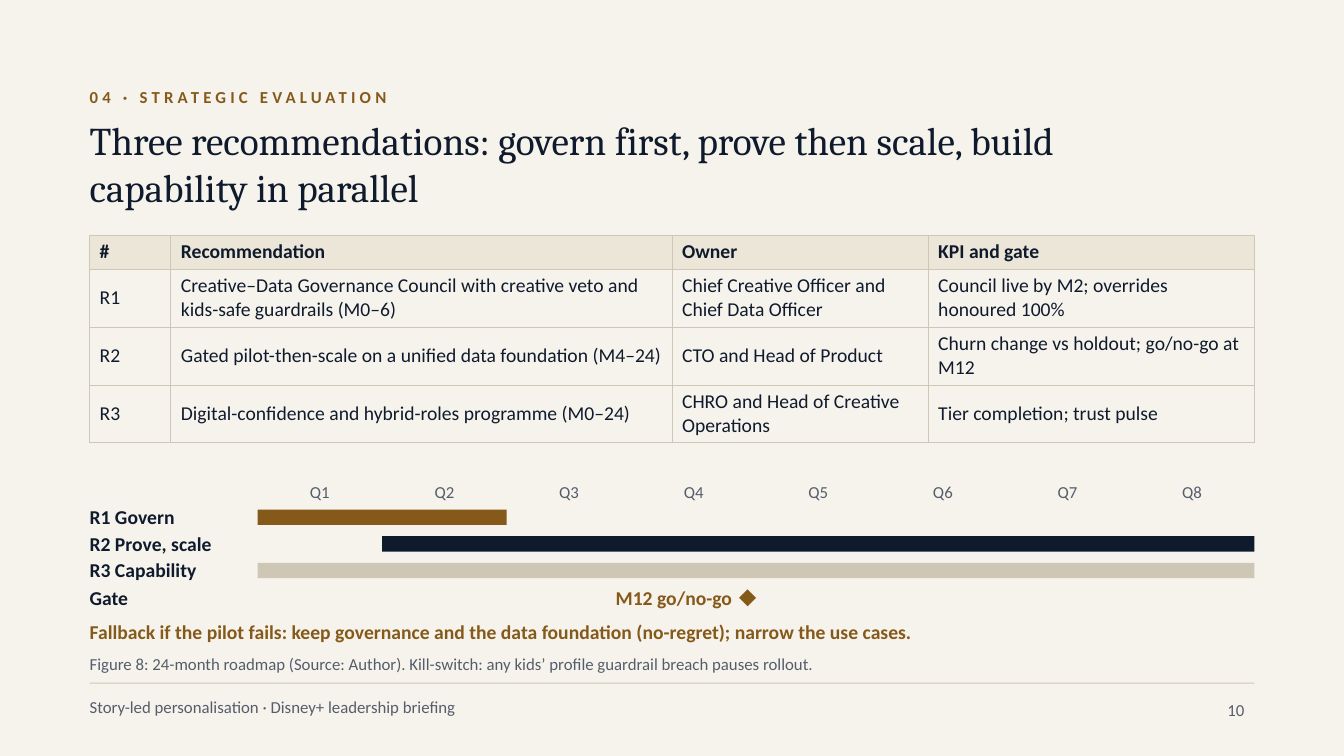
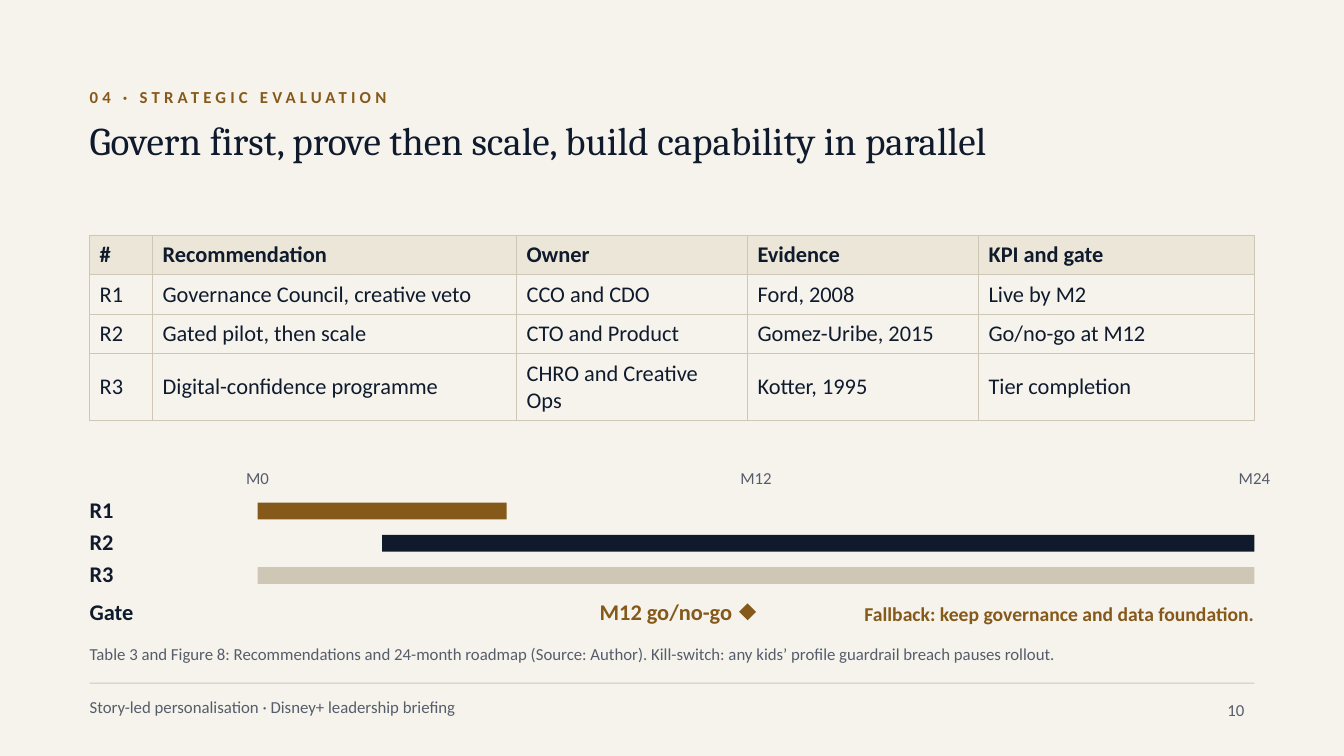
Before and after one commit to karanrg22-svg/skill, a slide deck: slide 10 of output/A_Corporate_Editorial.pptx. Drawn at 1344x756 pixels with LibreOffice and Linux fonts; fonts in the diff are those of the drawing. Boxes give left, top, right and bottom in pixels: in the first picture for what was removed or moved away, otherwise in the second. Text is boxed around its words. In the diff, an @@ line names an element or a change of style, - is before the commit and + after.

```diff
--- a/output/A_Corporate_Editorial.pptx
+++ b/output/A_Corporate_Editorial.pptx
@@ text at bbox=[90, 127, 986, 164]: text changed @@
-Three recommendations: govern first, prove then scale, build capability in parallel
+Govern first, prove then scale, build capability in parallel
@@ table at bbox=[90, 235, 1254, 416] @@
-column 2: Recommendation | Creative–Data Governance Council with creative veto and kids-safe guardrails (M0–6) | Gated pilot-then-scale on a unified data foundation (M4–24) | Digital-confidence and hybrid-roles programme (M0–24)
-column 3: Owner | Chief Creative Officer and Chief Data Officer | CTO and Head of Product | CHRO and Head of Creative Operations
-column 4: KPI and gate | Council live by M2; overrides honoured 100% | Churn change vs holdout; go/no-go at M12 | Tier completion; trust pulse
+column 2: Recommendation | Governance Council, creative veto | Gated pilot, then scale | Digital-confidence programme
+column 3: Owner | CCO and CDO | CTO and Product | CHRO and Creative Ops
+column 4: Evidence | Ford, 2008 | Gomez-Uribe, 2015 | Kotter, 1995
+column 5: KPI and gate | Live by M2 | Go/no-go at M12 | Tier completion
@@ text at bbox=[246, 473, 269, 484]: text changed @@
-Q1
+M0
@@ text added at bbox=[740, 473, 771, 484], 12 pt, text #555D6B @@
+M12
@@ text added at bbox=[1239, 473, 1270, 484], 12 pt, text #555D6B @@
+M24
@@ text at bbox=[90, 503, 114, 518]: text changed; size 14 to 16 pt @@
-R1 Govern
+R1
@@ rectangle: place and size @@
-rectangle at bbox=[258, 510, 507, 525]
+rectangle at bbox=[258, 503, 507, 520]
@@ text removed at bbox=[435, 487, 455, 500] @@
-Q2
@@ text removed at bbox=[559, 487, 579, 500] @@
-Q3
@@ text removed at bbox=[684, 487, 704, 500] @@
-Q4
@@ text removed at bbox=[808, 487, 828, 500] @@
-Q5
@@ text removed at bbox=[933, 486, 953, 500] @@
-Q6
@@ text removed at bbox=[1058, 487, 1078, 500] @@
-Q7
@@ text removed at bbox=[1182, 486, 1202, 500] @@
-Q8
@@ text at bbox=[90, 535, 114, 550]: text changed; size 14 to 16 pt @@
-R2 Prove, scale
+R2
@@ text at bbox=[90, 567, 114, 582]: text changed; size 14 to 16 pt @@
-R3 Capability
+R3
@@ rectangle: place and size @@
-rectangle at bbox=[258, 563, 1255, 578]
+rectangle at bbox=[258, 567, 1255, 584]
@@ text "Gate" at bbox=[90, 605, 134, 620]: size 14 to 16 pt @@
@@ text "M12 go/no-go" at bbox=[600, 604, 732, 624]: size 14 to 16 pt @@
@@ text removed at bbox=[90, 624, 912, 643] @@
-Fallback if the pilot fails: keep governance and the data foundation (no-regret); narrow the use cases.
@@ 2 texts, 1 diamond: place and size @@
-2 texts, 1 diamond at bbox=[90, 590, 756, 609]
+2 texts, 1 diamond at bbox=[90, 604, 756, 624]
@@ text added at bbox=[864, 607, 1253, 625], 14 pt, text #85591A, bold @@
+Fallback: keep governance and data foundation.
@@ text at bbox=[90, 648, 1055, 663]: text changed @@
-Figure 8: 24-month roadmap (Source: Author). Kill-switch: any kids’ profile guardrail breach pauses rollout.
+Table 3 and Figure 8: Recommendations and 24-month roadmap (Source: Author). Kill-switch: any kids’ profile guardrail breach pauses rollout.
```
Also in this commit, not shown: 10 other slides changed, 1 other file.
